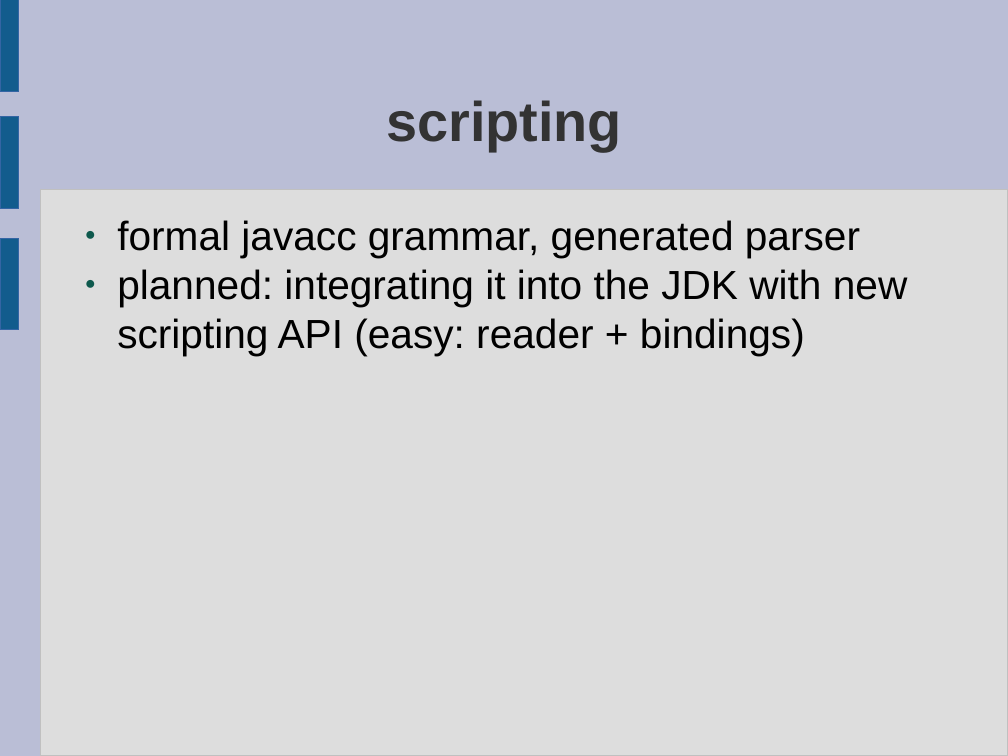
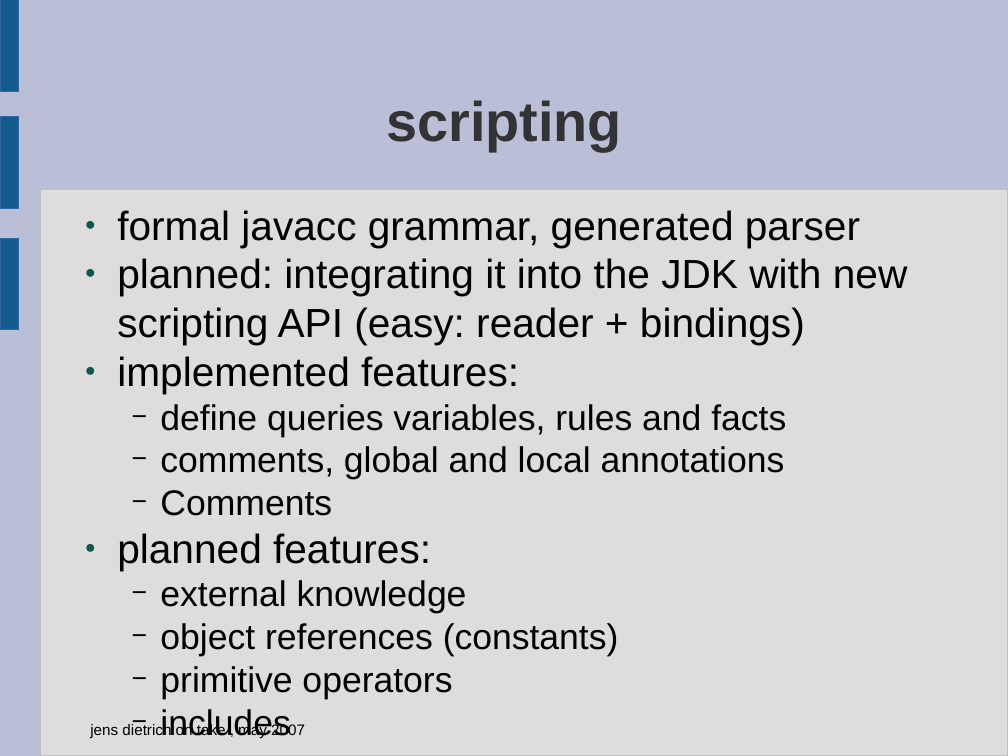
Before and after one commit to Koulio/take, a slide deck: slide 12 of take/docs/presentation-massey-may07.odp. Drawn at 1008x756 pixels with LibreOffice and Linux fonts; fonts in the diff are those of the drawing; background and template pictures are left out. Boxes give left, top, right and bottom in pixels: in the first picture for what was removed or moved away, otherwise in the second. Text is boxed around its words. In the diff, an @@ line names an element or a change of style, - is before the commit and + after.

```diff
--- a/take/docs/presentation-massey-may07.odp
+++ b/take/docs/presentation-massey-may07.odp
@@ text "formal javacc grammar, generated parser": place and size @@
-text "formal javacc grammar, generated parser" at [117,220,908,356]
+text "formal javacc grammar, generated parser" at [117,210,908,699]
@@ text at [117,356,786,699]: paragraphs added @@
+● implemented features:
+  − define queries variables, rules and facts
+  − comments, global and local annotations
+  − Comments
+● planned features:
+  − external knowledge
+  − object references (constants)
+  − primitive operators
+  − includes
@@ text added at [90,722,305,738], 12 pt, text #000000 @@
+jens dietrich on take , may 2007
```
Also in this commit, not shown: 11 other slides changed, 11 slides added.
